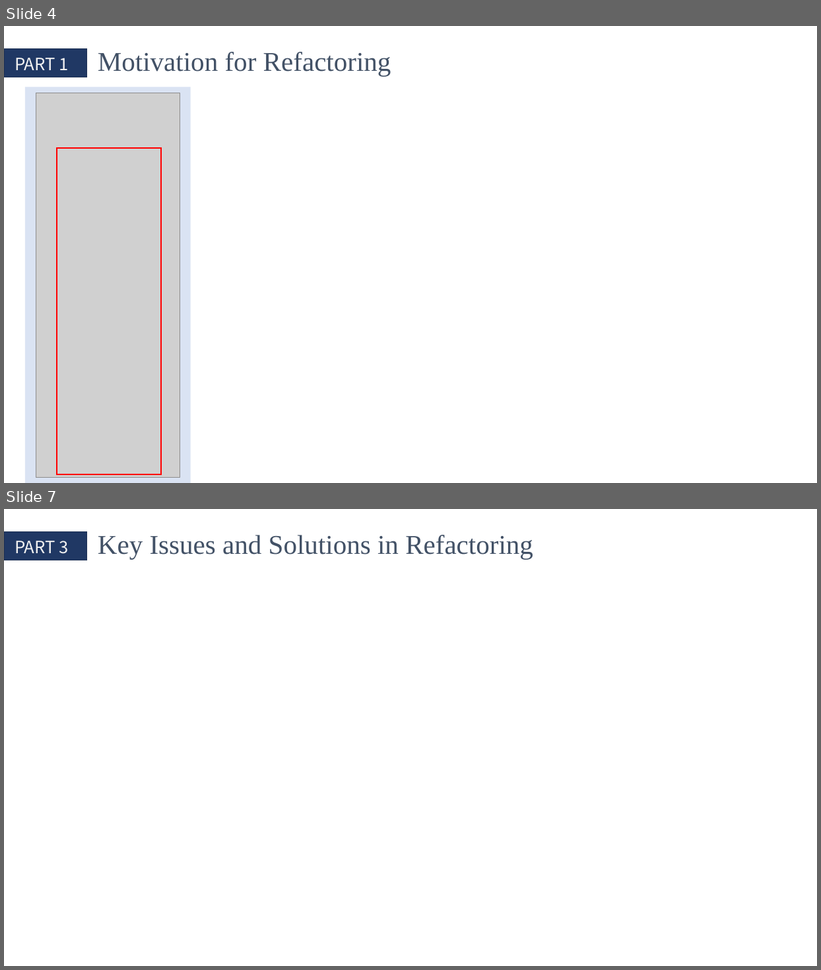
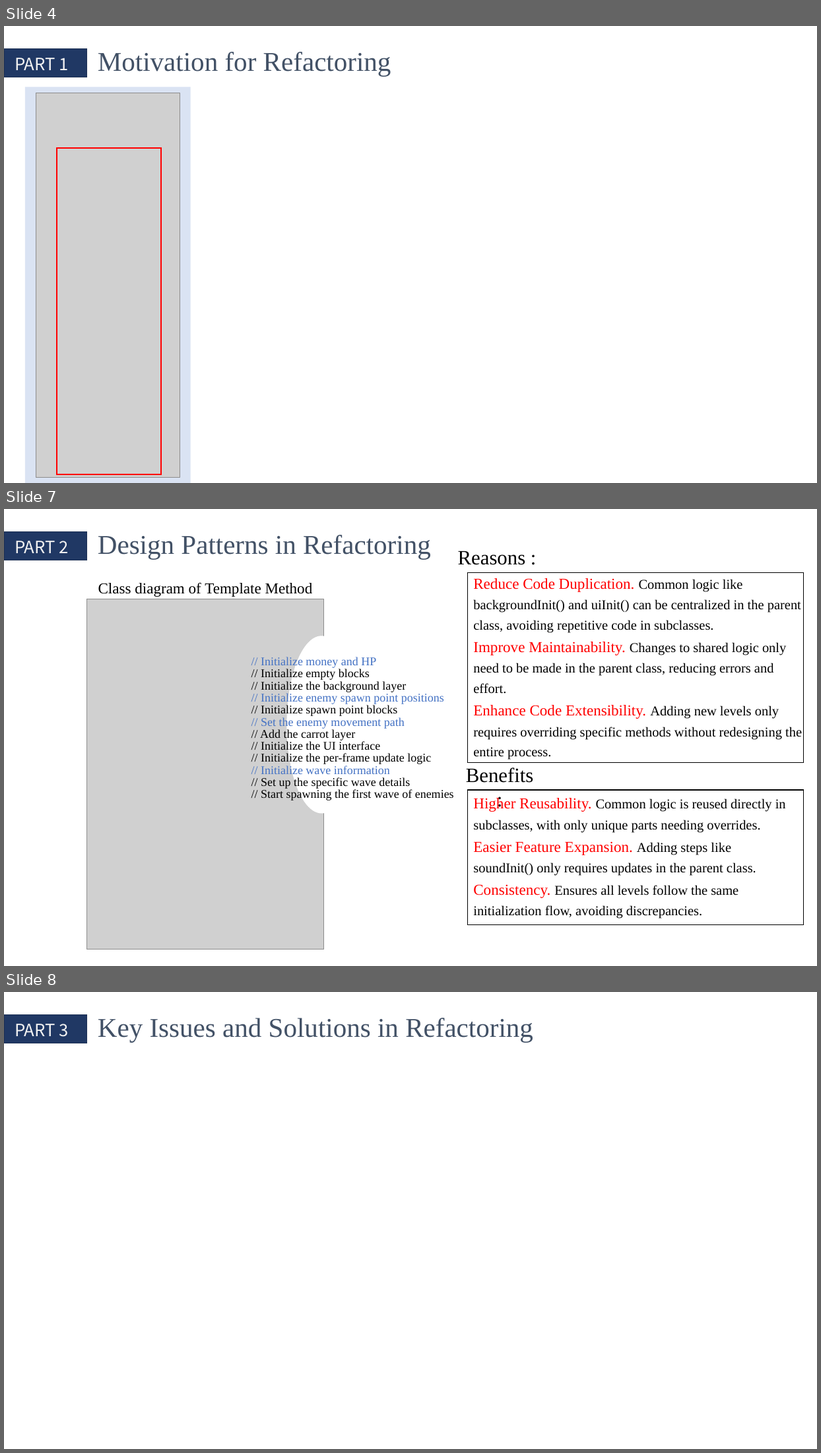
Before and after one commit to QinCheng0928/Cocos2d, a slide deck: 文档/DesignPattern.pptx. Shown one above the other, each under a label of ours: slides 4 and 7 before the commit, slides 4, 7 and 8 after it; the slides between them are not shown. The pictures are 821x970 and 821x1453 pixels, drawn with LibreOffice and Linux fonts; fonts in the diff are those of the drawing; grey boxes stand for pictures. Boxes give left, top, right and bottom in pixels: in the first picture for what was removed or moved away, otherwise in the second. Text is boxed around its words. In the diff, an @@ line names an element or a change of style, - is before the commit and + after.

```diff
--- a/文档/DesignPattern.pptx
+++ b/文档/DesignPattern.pptx
@@ slide 7 added at [4,509,817,966], background #FFFFFF @@
@@ rectangle added at [4,532,87,561], fill #203864, outline #1E3256 1 pt @@
@@ text added at [15,541,69,553], 20 pt, text #F2F2F2 @@
+PART 2
@@ text added at [98,535,431,559], 32 pt, text #425166 @@
+Design Patterns in Refactoring
@@ text added at [458,551,526,565], 24 pt, text #000000 @@
+Reasons :
@@ text added at [98,582,313,597], 18 pt, text #000000 @@
+Class diagram of Template Method
@@ rectangle added at [467,572,804,762], outline #000000 1 pt @@
@@ text added at [473,578,802,760], 16 pt, text #000000 @@
+Reduce Code Duplication. Common logic like backgroundInit() and uiInit() can be centralized in the parent class, avoiding repetitive code in subclasses.
+Improve Maintainability. Changes to shared logic only need to be made in the parent class, reducing errors and effort.
+Enhance Code Extensibility. Adding new levels only requires overriding specific methods without redesigning the entire process.
@@ picture added at [87,599,323,950] @@
@@ ellipse added at [287,636,356,813], fill #FFFFFF @@
@@ text added at [260,657,454,801], 14 pt, text #000000 @@
+// Initialize money and HP
+// Initialize empty blocks
+// Initialize the background layer
+// Initialize enemy spawn point positions
+// Initialize spawn point blocks
+// Set the enemy movement path
+// Add the carrot layer
+// Initialize the UI interface
+// Initialize the per-frame update logic
+// Initialize wave information
+// Set up the specific wave details
+// Start spawning the first wave of enemies
@@ text added at [466,768,534,783], 24 pt, text #000000 @@
+Benefits :
@@ rectangle added at [467,790,804,925], outline #000000 1 pt @@
@@ text added at [473,798,786,919], 16 pt, text #000000 @@
+Higher Reusability. Common logic is reused directly in subclasses, with only unique parts needing overrides.
+Easier Feature Expansion. Adding steps like soundInit() only requires updates in the parent class.
+Consistency. Ensures all levels follow the same initialization flow, avoiding discrepancies.
@@ what was slide 7 is now slide 8 @@
```
Also in this commit, not shown: 4 slides changed, 5 other files.
